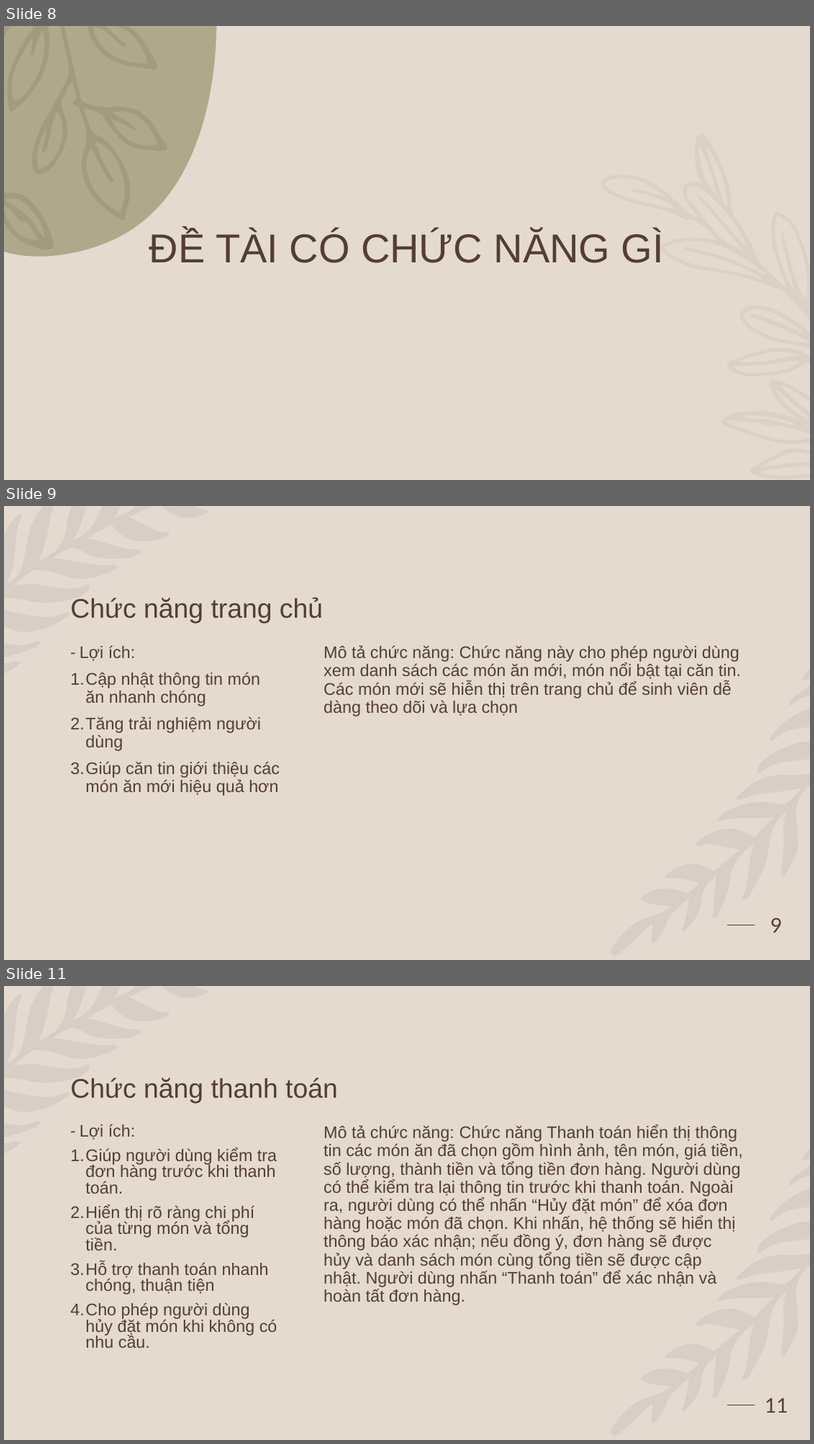
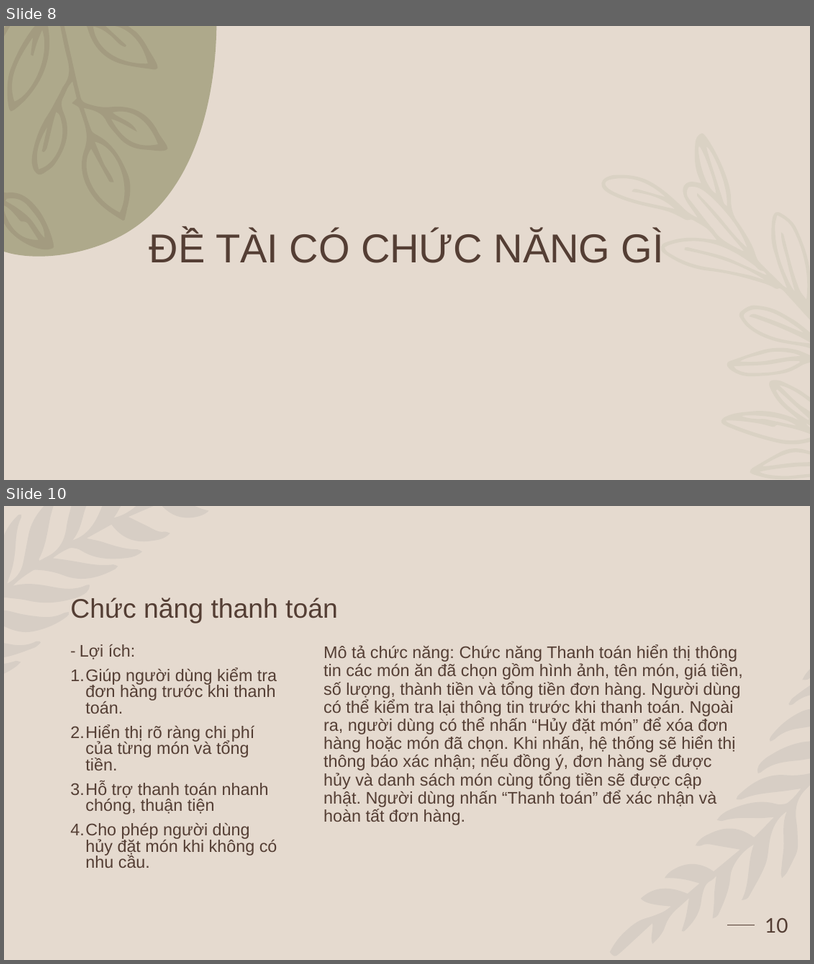
Before and after one commit to cungphan03/webcantin, a slide deck: TRANG WEB BÁN ĐỒ ĂN .pptx. Shown one above the other, each under a label of ours: slides 8, 9 and 11 before the commit, slides 8 and 10 after it; the slides between them are not shown. The pictures are 814x1444 and 814x964 pixels, drawn with LibreOffice and Linux fonts; fonts in the diff are those of the drawing; background and template pictures are left out. Boxes give left, top, right and bottom in pixels: in the first picture for what was removed or moved away, otherwise in the second. Text is boxed around its words. In the diff, an @@ line names an element or a change of style, - is before the commit and + after.

```diff
--- a/TRANG WEB BÁN ĐỒ ĂN .pptx
+++ b/TRANG WEB BÁN ĐỒ ĂN .pptx
@@ slide 9 removed at [4,506,810,960], background #E5DACF; not listed: 3 template elements that a slide beside it also shows @@
@@ title removed at [70,597,323,623] @@
-Chức năng trang chủ
@@ text removed at [70,646,280,795] @@
-- Lợi ích:
-1. Cập nhật thông tin món ăn nhanh chóng
-2. Tăng trải nghiệm người dùng
-3. Giúp căn tin giới thiệu các món ăn mới hiệu quả hơn
@@ text removed at [324,645,741,716] @@
-Mô tả chức năng: Chức năng này cho phép người dùng xem danh sách các món ăn mới, món nổi bật tại căn tin. Các món mới sẽ hiễn thị trên trang chủ để sinh viên dễ dàng theo dõi và lựa chọn
@@ page number removed at [771,918,782,932] @@
-9
@@ what was slide 11 is now slide 10 @@
@@ page number at [765,918,788,932]: text changed @@
-11
+10
```
Also in this commit, not shown: 1 slide changed.
